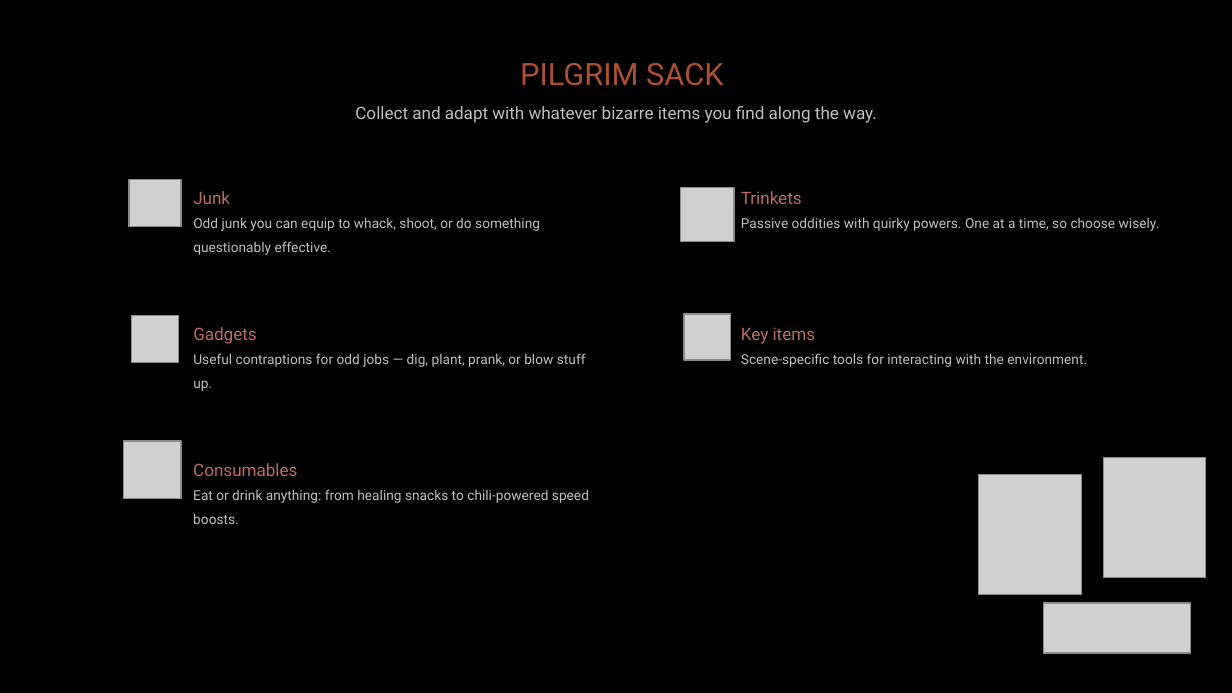
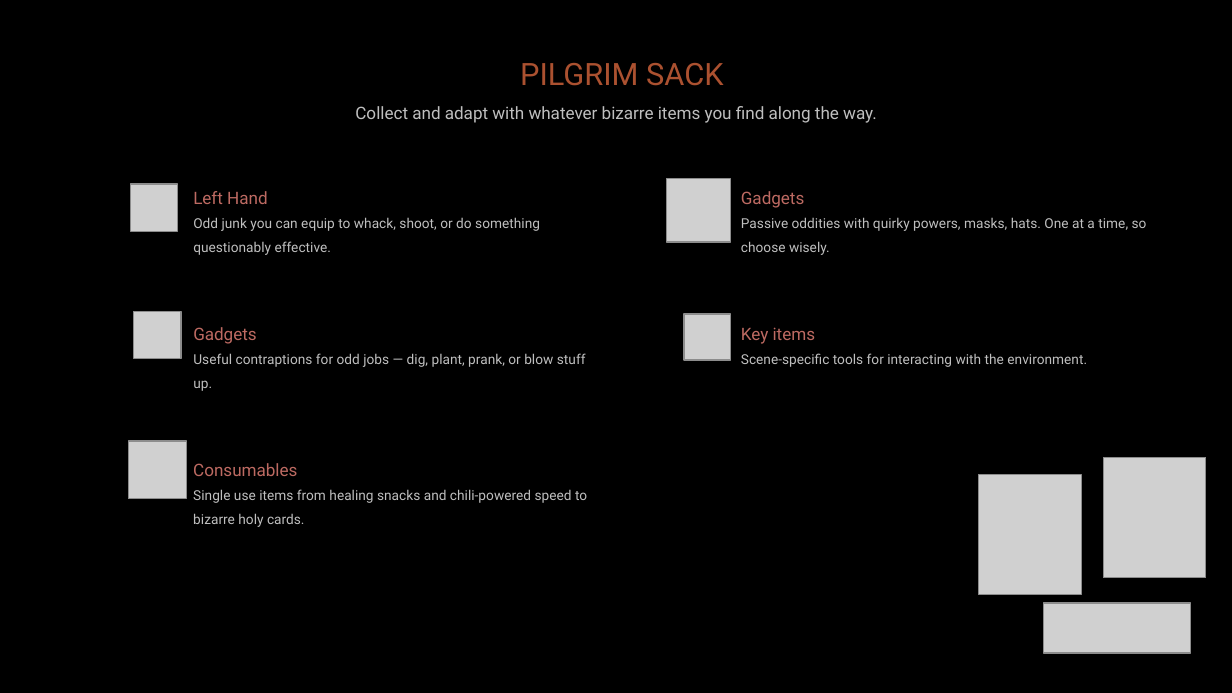
Before and after one commit to diegohcanepa/Remizione, a slide deck: slide 10 of Pitch Deck.pptx. Drawn at 1232x693 pixels with LibreOffice and Linux fonts; fonts in the diff are those of the drawing; grey boxes stand for pictures; background and template pictures are left out. Boxes give left, top, right and bottom in pixels: in the first picture for what was removed or moved away, otherwise in the second. Text is boxed around its words. In the diff, an @@ line names an element or a change of style, - is before the commit and + after.

```diff
--- a/Pitch Deck.pptx
+++ b/Pitch Deck.pptx
@@ picture: place and size @@
-picture at box(680, 187, 734, 241)
+picture at box(667, 179, 731, 243)
@@ picture: place and size @@
-picture at box(129, 180, 181, 227)
+picture at box(131, 184, 177, 230)
@@ text at box(193, 191, 267, 204): text changed @@
-Junk
+Left Hand
@@ text at box(741, 191, 1147, 255): text changed @@
-Trinkets
-Passive oddities with quirky powers. One at a time, so choose wisely.
+Gadgets
+Passive oddities with quirky powers, masks, hats. One at a time, so choose wisely.
@@ picture: place and size @@
-picture at box(123, 441, 181, 499)
+picture at box(128, 441, 186, 499)
@@ text at box(193, 489, 587, 527): text changed @@
-Eat or drink anything: from healing snacks to chili-powered speed boosts.
+Single use items from healing snacks and chili-powered speed to bizarre holy cards.
```
Also in this commit, not shown: 7 other slides changed, 15 other files.
